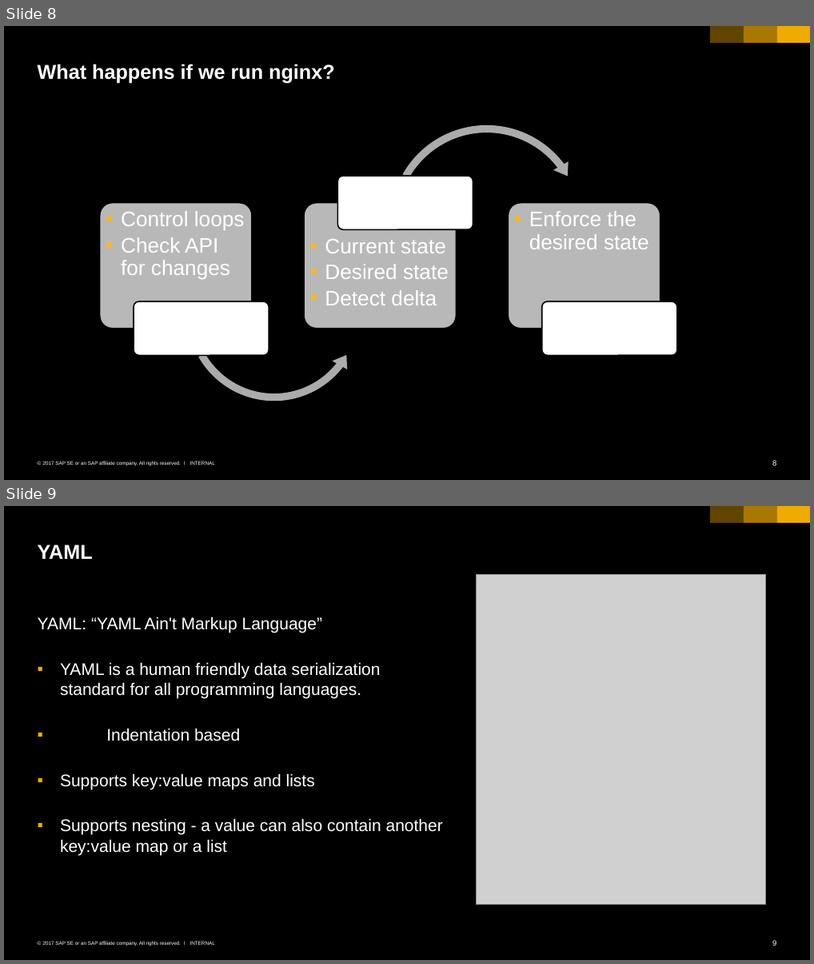
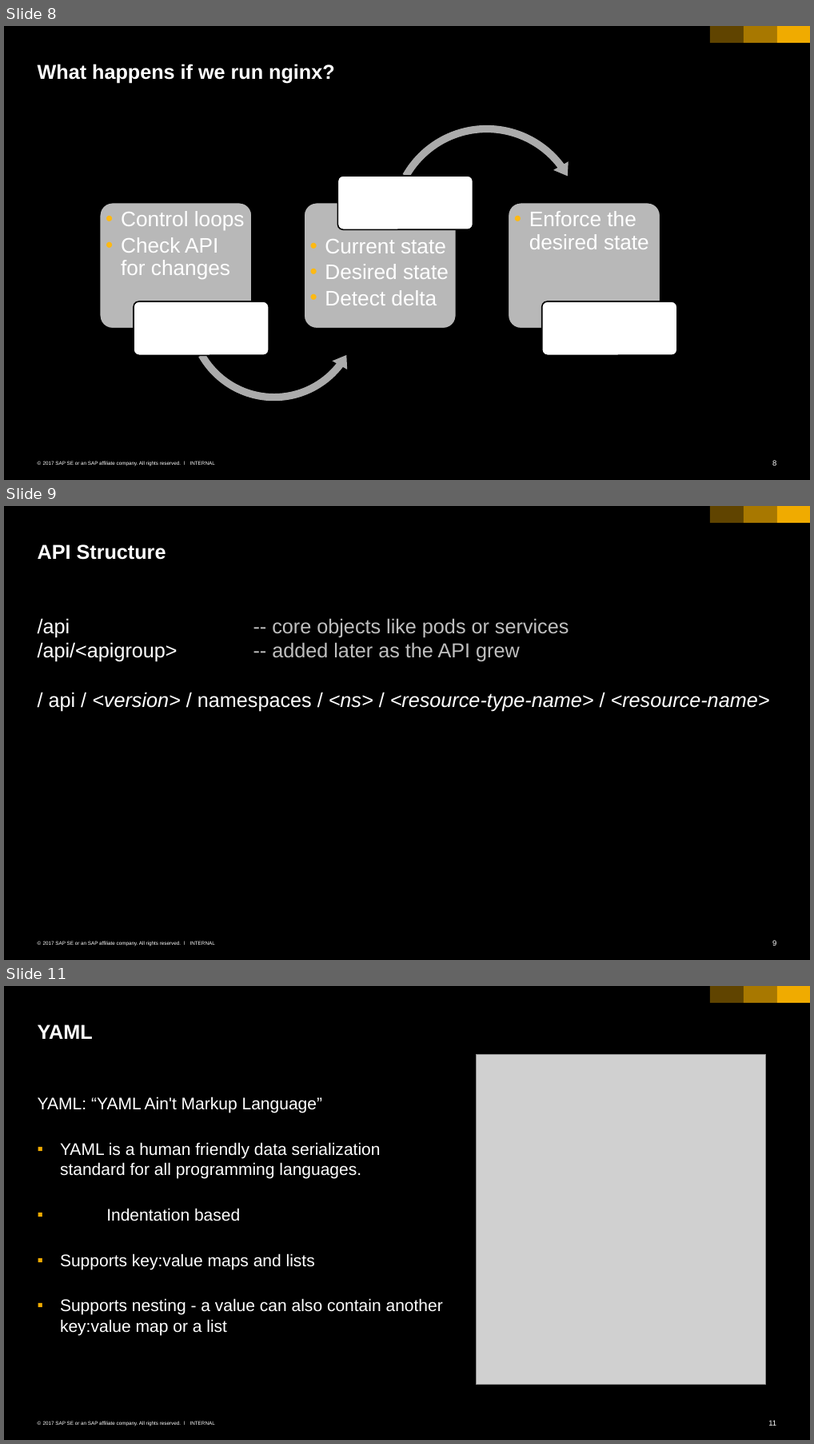
Before and after one commit to cuijiyao01/docker-k8s-training, a slide deck: kubernetes/01_k8s_core_components.pptx. Shown one above the other, each under a label of ours: slides 8 and 9 before the commit, slides 8, 9 and 11 after it; the slides between them are not shown. The pictures are 814x964 and 814x1444 pixels, drawn with LibreOffice and Linux fonts; fonts in the diff are those of the drawing; grey boxes stand for pictures. Boxes give left, top, right and bottom in pixels: in the first picture for what was removed or moved away, otherwise in the second. Text is boxed around its words. In the diff, an @@ line names an element or a change of style, - is before the commit and + after.

```diff
--- a/kubernetes/01_k8s_core_components.pptx
+++ b/kubernetes/01_k8s_core_components.pptx
@@ slide 9 added at <box>4,506,810,960</box>, background #000000; not listed: 6 template elements that a slide beside it also shows @@
@@ title added at <box>38,544,166,560</box>, 24 pt, text #FFFFFF, bold @@
+API Structure
@@ text added at <box>38,618,770,711</box>, 24 pt, text #FFFFFF @@
+/api -- core objects like pods or services
+/api/<apigroup> -- added later as the API grew
+/ api / <version> / namespaces / <ns> / <resource-type-name> / <resource-name>
@@ what was slide 9 is now slide 11 @@
@@ page number at <box>769,1420,777,1425</box>: text changed @@
-9
+11
```
Also in this commit, not shown: 1 other slide added.
